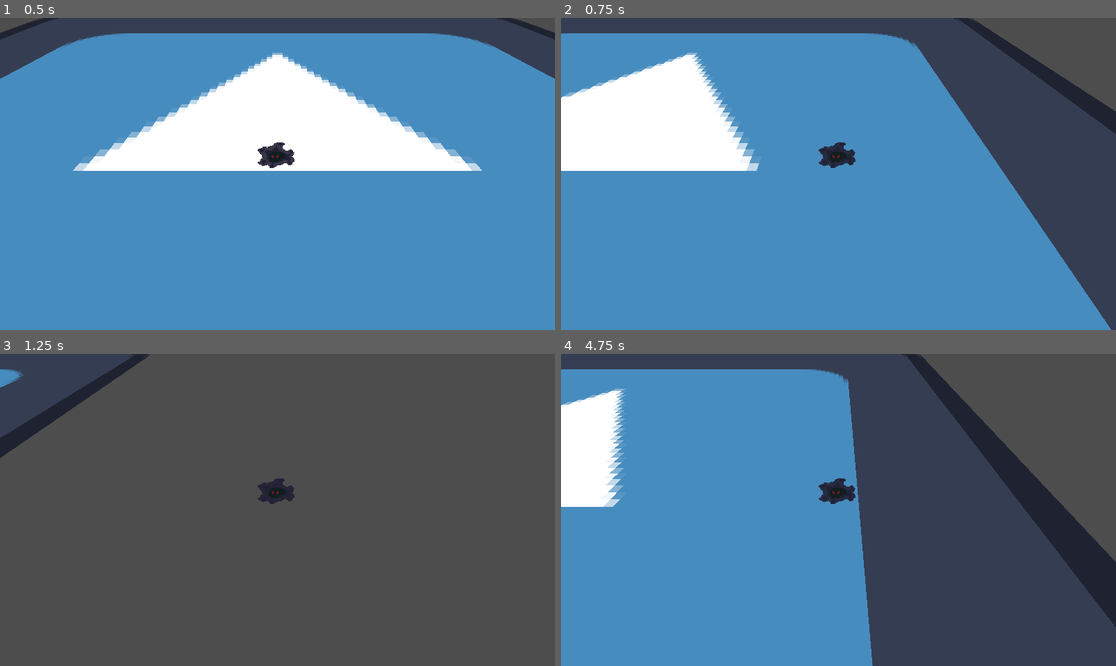
Above: before the commit, frames 1-4 (two rows, left to right).
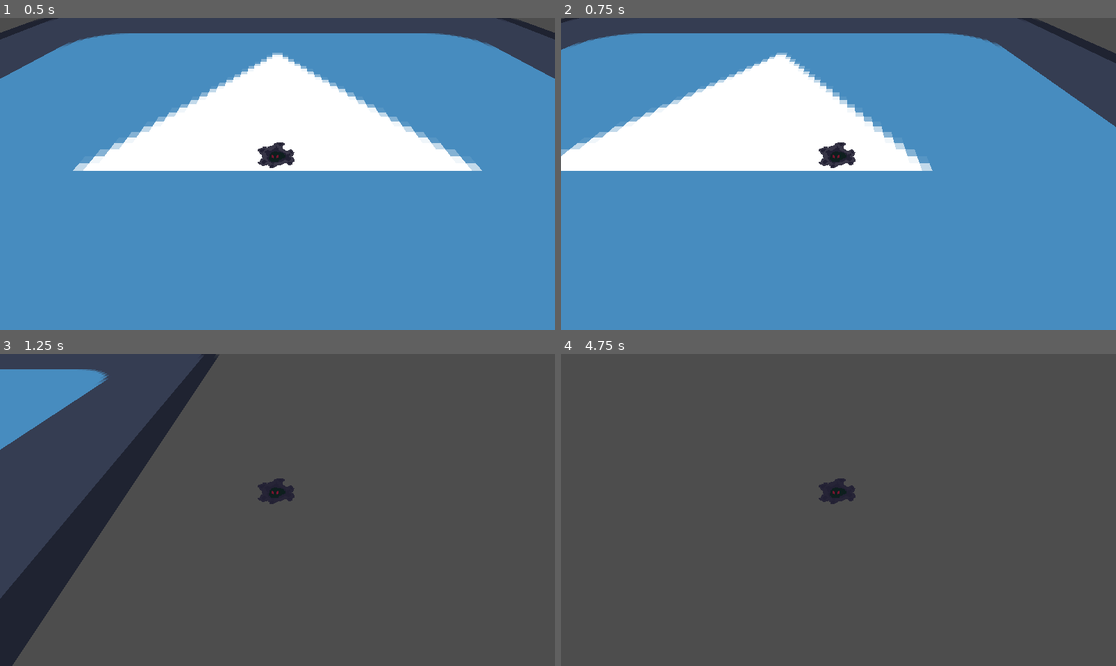
Above: after the commit, the same moments.

Repository: LeonPyramid/Monster_Rogelite_2026
Game: Godot game, scene res://scene/test_move.tscn
Two runs of this game, one before a commit and one after it. Both use one fixed random seed, a clock stepped at 60 frames per second and the inputs below. The engine's default icon, where the game draws it, is replaced by a stand-in: a white triangle on a blue panel in a dark square.
Inputs:
- Up to frame 1 (0.5 s): no input
- Up to frame 2 (0.75 s): tap Enter at 0.5 s; hold Right (move_right) from 0.53 s (still down)
- Up to frame 3 (1.25 s): keep holding Right (move_right)
- Up to frame 4 (4.75 s): release Right (move_right) at 1.28 s; hold Down (move_down) 1.28-2.03 s; hold Right (move_right) 2.03-2.78 s; tap Space at 2.75 s; hold Up (move_up) 2.78-3.53 s; tap Enter at 3.5 s; hold Left (move_left) from 3.53 s (still down)

Frame 1 is identical in both runs. In frame 2, 29% of the frame differs, in the area x 0-100%, y 0-100%; in frame 3, 9.7%; in frame 4, 56%.

Commit message:
player sliding

Diff:
--- a/game/scene/test_move.tscn
+++ b/game/scene/test_move.tscn
@@ -16,6 +16,7 @@
 
 [node name="Player" type="CharacterBody3D" parent="." unique_id=1397313091]
 script = ExtResource("2_mjh5y")
+acceleration = 50.0
 
 [node name="Camera3D" type="Camera3D" parent="Player" unique_id=1889891793]
 transform = Transform3D(1, 0, 0, 0, 0.6427877, 0.76604444, 0, -0.76604444, 0.6427877, 0, 1.5, 1.5)
--- a/game/scripts/Player.gd
+++ b/game/scripts/Player.gd
@@ -2,8 +2,10 @@
 
 
 # How fast the player moves in meters per second.
-@export var speed = 14
+@export var max_speed = 14
 
+## it felt better to leave it in.
+@export var acceleration: float = 500.0
 
 var target_velocity = Vector3.ZERO
 
@@ -15,17 +17,25 @@
 
 func _physics_process(delta):
 	# We create a local variable to store the input direction.
-	var input_dir := Input.get_vector("move_left", "move_right", "move_up", "move_down")
-
-	#target_velocity = input_dir * speed
-	target_velocity.x = input_dir.x * speed
-	target_velocity.z = input_dir.y * speed
-
+	var input_dir :=  Input.get_vector("move_left", "move_right", "move_up", "move_down")
+	if input_dir != Vector2.ZERO:
+		velocity += Vector3(input_dir.x,0,input_dir.y) * _adjusted_acceleration(delta)
+	else:
+		# Reduce the length of our velocity vector by a linear amount each frame, based on our
+		# "adjusted acceleration". If this number ever goes into the negative, we'd reverse direction
+		# and we'd "flicker" back and forth every physics frame, so let's make sure we never
+		# go into the negative.
+		var new_length = max(0, velocity.length() - _adjusted_acceleration(delta))
+		velocity = velocity.normalized() * new_length
+	# Don't exceed the maximum speed
+	velocity = velocity.limit_length(max_speed)
 
 	# Moving the Character
-	velocity = target_velocity
+	#velocity = target_velocity
 	move_and_slide()
 
+func _adjusted_acceleration(delta: float) -> float:
+	return acceleration * delta
 
 # Called every frame. 'delta' is the elapsed time since the previous frame.
 func _process(delta: float) -> void:
